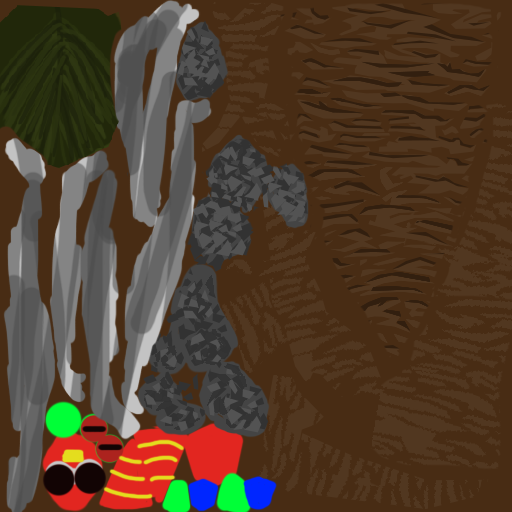
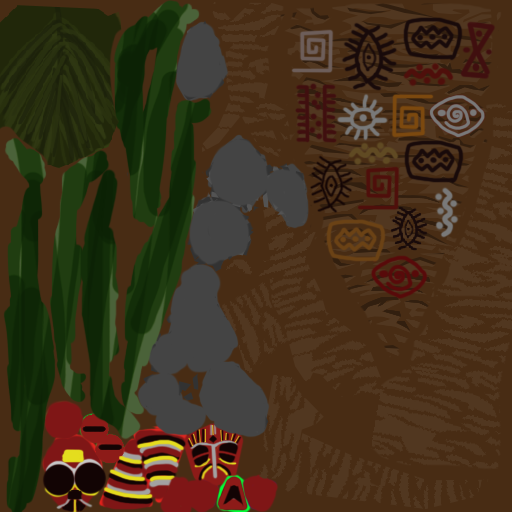
Revision of a layered w=512, h=512 image; what changed, layer by layer:
added layer "Calque 37" above "Calque 36 copie" over <box>459,21,495,79</box>
added layer "Calque 36 copie" above "Calque 36 copie 2" over <box>404,140,464,184</box>
added layer "Calque 36 copie 2" above "Calque 36" over <box>403,17,463,61</box>
added layer "Calque 36" above "0427fca2a4b939f9c82421019508e5db--african-patterns-tribal-designs" over <box>326,219,386,263</box>
added layer "Calque 35" above "Calque 34 copie 2" over <box>336,93,486,299</box>
added layer "Calque 34 copie 2" above "Calque 34 copie" over <box>291,29,334,73</box>
added layer "Calque 34 copie" above "Calque 34" over <box>357,166,400,210</box>
added layer "Calque 34" above "Calque 33" over <box>391,94,434,138</box>
added layer "Calque 33" above "Calque 32 copie" over <box>295,83,338,143</box>
added layer "Calque 32 copie" above "Calque 32" over <box>390,206,427,251</box>
added layer "Calque 32" above "Calque 31 copie" over <box>341,22,397,91</box>
added layer "Calque 30" above "Totem" over <box>310,154,354,213</box>
added layer "Calque 15" above "Calque 22" over <box>138,22,310,435</box>
added layer "Calque 22" above "Groupe 1" over <box>190,441,240,468</box>
added layer "Calque 29" above "Calque 21" over <box>43,399,85,441</box>
added layer "Calque 21" above "Calque 24" over <box>106,445,183,493</box>
added layer "Calque 26" above "Calque 25" over <box>188,425,240,468</box>
added layer "Calque 25" above "Calque 23" over <box>189,434,239,480</box>
added layer "Calque 23" above "Calque 14" over <box>159,474,279,512</box>
painted on "Calque 14" over <box>79,414,125,463</box>
added layer "Calque 17" above "Calque 16" over <box>66,441,183,501</box>
added layer "Calque 16" above "Calque 19" over <box>102,433,187,505</box>
added layer "Calque 19" above "Calque 20" over <box>44,482,101,512</box>
painted on "Calque 3" over <box>41,422,244,512</box>
…and 6 more changes (6 added)
